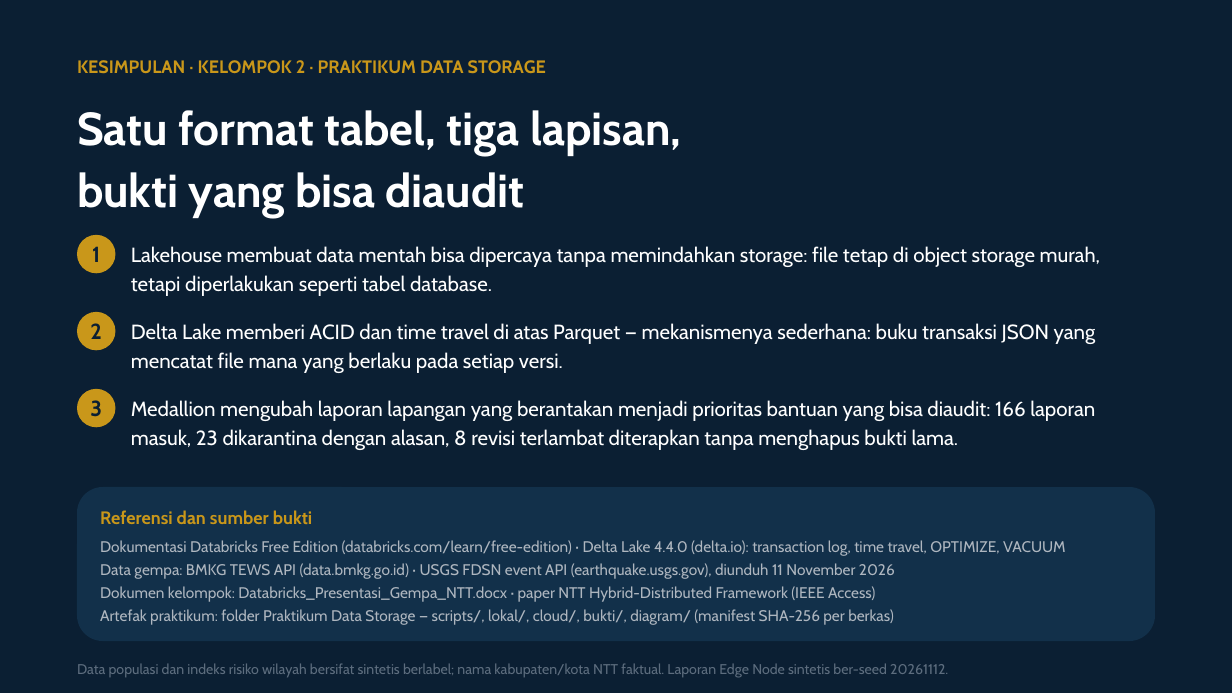
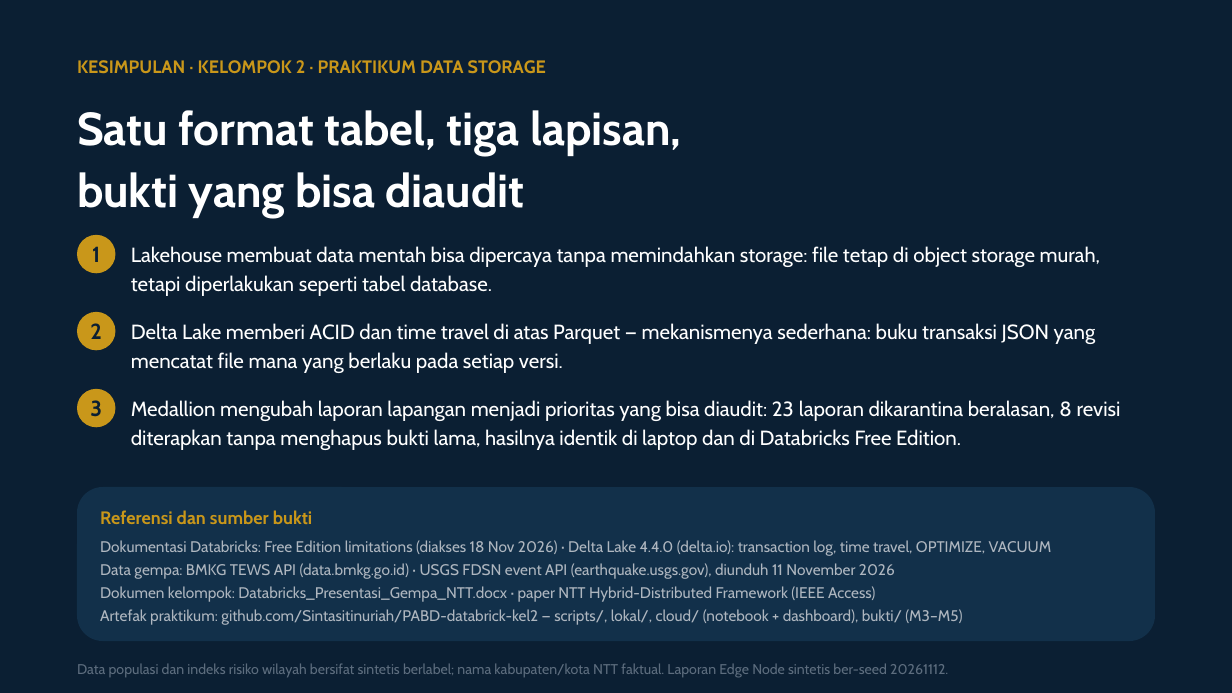
Before and after one commit to Sintasitinuriah/PABD-databrick-kel2, a slide deck: slide 18 of presentasi/Databricks_Kelompok2_Gempa_NTT.pptx. Drawn at 1232x693 pixels with LibreOffice and Linux fonts; fonts in the diff are those of the drawing. Boxes give left, top, right and bottom in pixels: in the first picture for what was removed or moved away, otherwise in the second. Text is boxed around its words. In the diff, an @@ line names an element or a change of style, - is before the commit and + after.

```diff
--- a/presentasi/Databricks_Kelompok2_Gempa_NTT.pptx
+++ b/presentasi/Databricks_Kelompok2_Gempa_NTT.pptx
@@ text at (131, 400, 1121, 450): text changed @@
-Medallion mengubah laporan lapangan yang berantakan menjadi prioritas bantuan yang bisa diaudit: 166 laporan masuk, 23 dikarantina dengan alasan, 8 revisi terlambat diterapkan tanpa menghapus bukti lama.
+Medallion mengubah laporan lapangan menjadi prioritas yang bisa diaudit: 23 laporan dikarantina beralasan, 8 revisi diterapkan tanpa menghapus bukti lama, hasilnya identik di laptop dan di Databricks Free Edition.
@@ text at (100, 540, 1052, 556): text changed @@
-Dokumentasi Databricks Free Edition (databricks.com/learn/free-edition) · Delta Lake 4.4.0 (delta.io): transaction log, time travel, OPTIMIZE, VACUUM
+Dokumentasi Databricks: Free Edition limitations (diakses 18 Nov 2026) · Delta Lake 4.4.0 (delta.io): transaction log, time travel, OPTIMIZE, VACUUM
@@ text at (100, 609, 962, 625): text changed @@
-Artefak praktikum: folder Praktikum Data Storage — scripts/, lokal/, cloud/, bukti/, diagram/ (manifest SHA-256 per berkas)
+Artefak praktikum: github.com/Sintasitinuriah/PABD-databrick-kel2 — scripts/, lokal/, cloud/ (notebook + dashboard), bukti/ (M3–M5)
```
Also in this commit, not shown: 1 other slide changed, 1 slide added, 1 slide removed, 4 other files.
